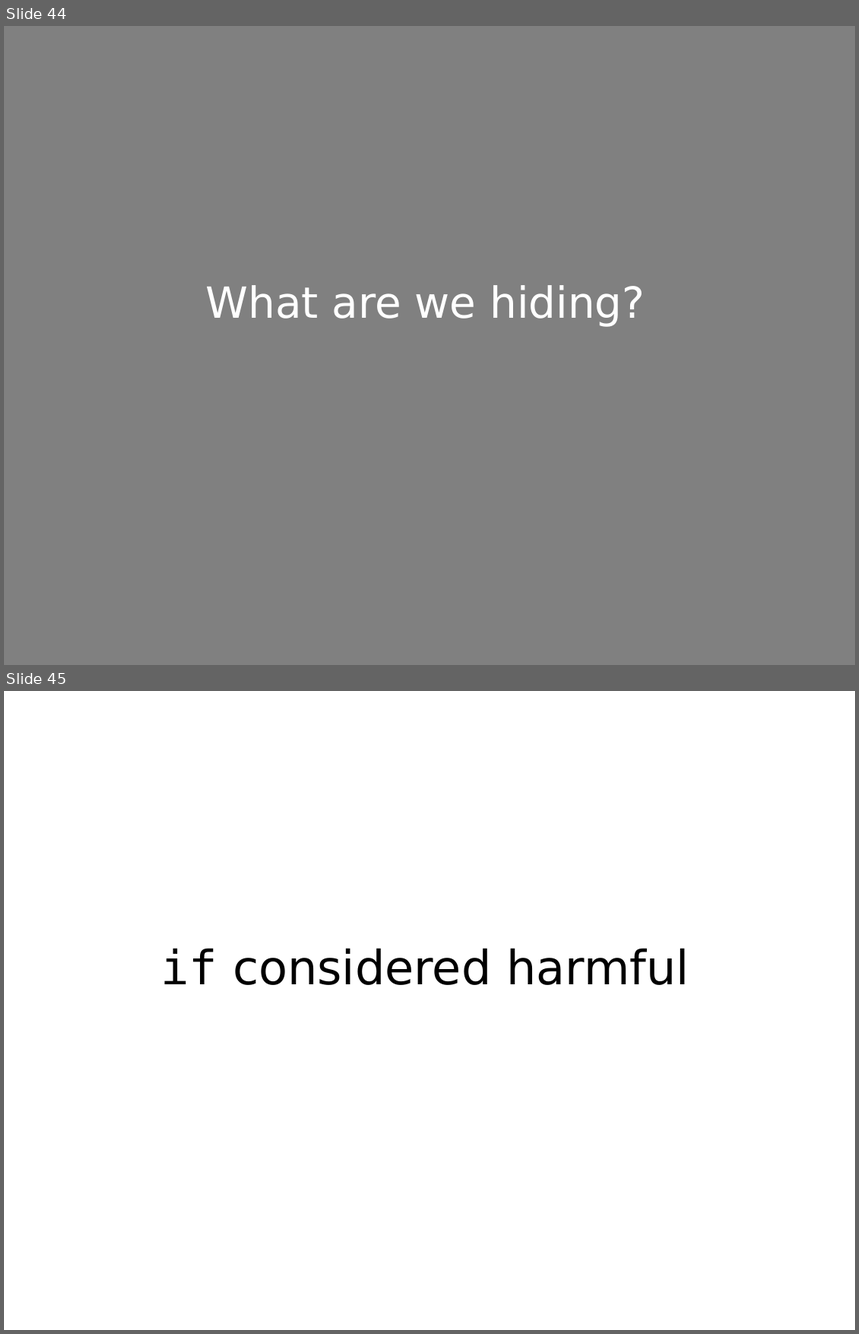
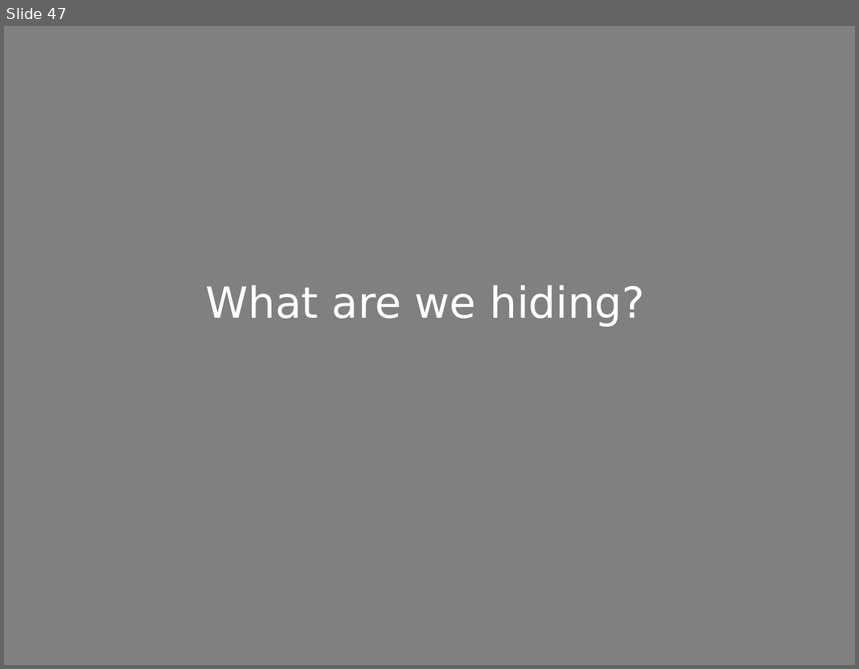
Before and after one commit to mkohler/embedded_python_presentation, a slide deck: embedded_python.odp. Shown one above the other, each under a label of ours: slides 44 and 45 before the commit, slide 47 after it. The pictures are 859x1334 and 859x669 pixels, drawn with LibreOffice and Linux fonts; fonts in the diff are those of the drawing; background and template pictures are left out. Boxes give left, top, right and bottom in pixels: in the first picture for what was removed or moved away, otherwise in the second. Text is boxed around its words. In the diff, an @@ line names an element or a change of style, - is before the commit and + after.

```diff
--- a/embedded_python.odp
+++ b/embedded_python.odp
@@ slide 45 removed at bbox=[4, 691, 855, 1330], background #FFFFFF @@
@@ title removed at bbox=[161, 948, 690, 985] @@
-if considered harmful
@@ what was slide 44 is now slide 47 @@
```
Also in this commit, not shown: 3 slides changed, 1 slide added, 1 other slide removed, 1 other file.
